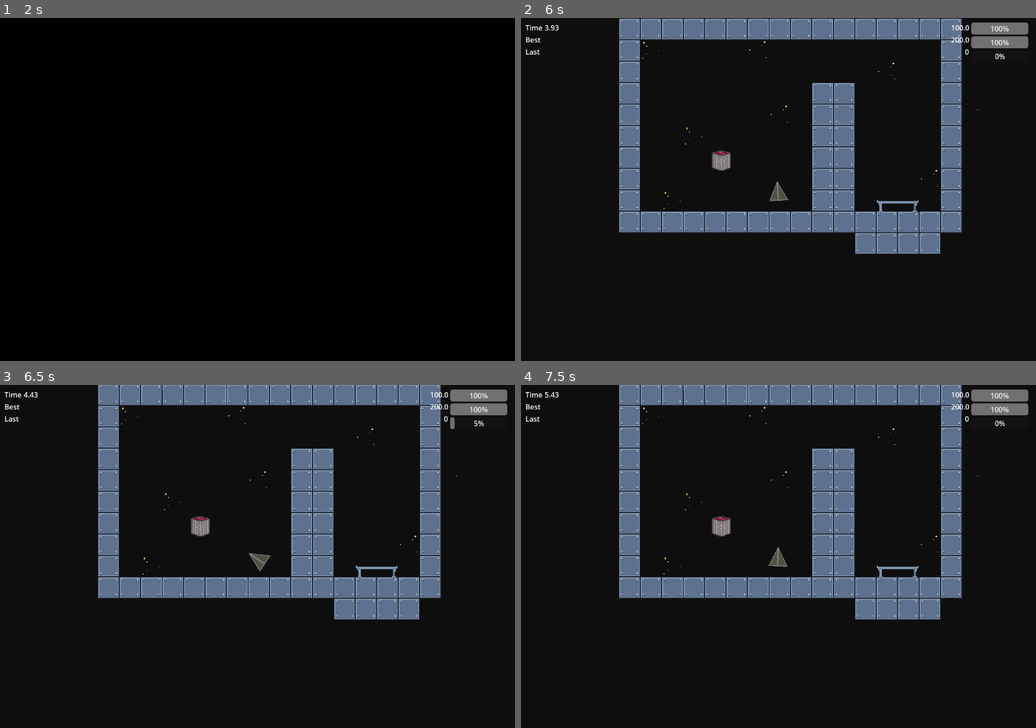
Above: before the commit, frames 1-4 (two rows, left to right).
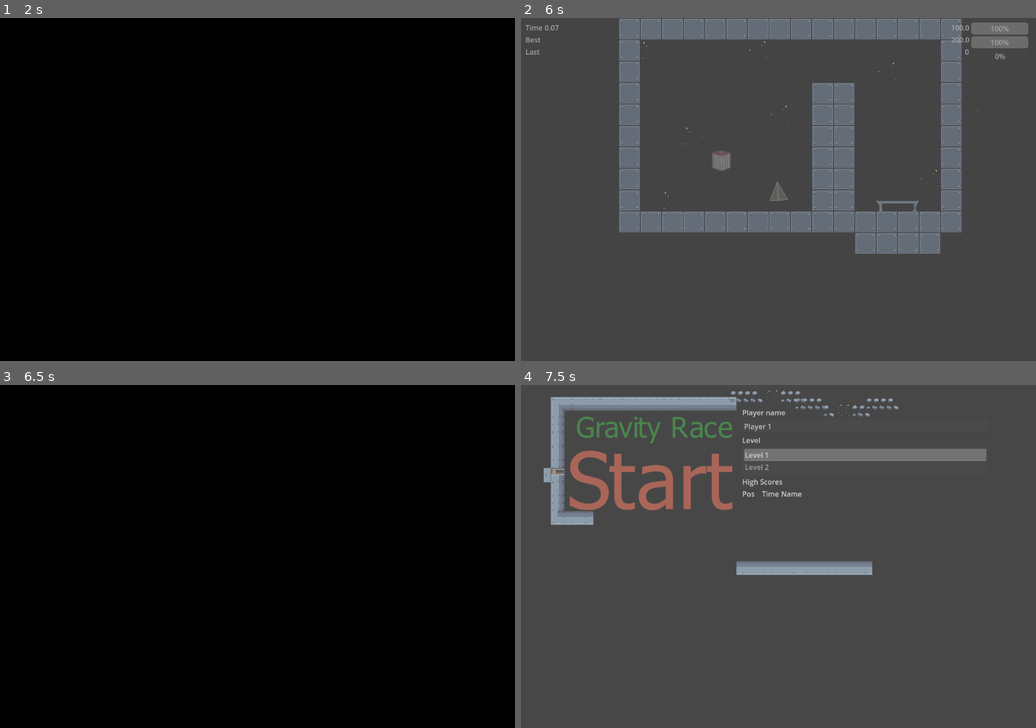
Above: after the commit, the same moments.

Repository: jacksondk/GravityRace
Game: Godot game, scene res://start.tscn
Two runs of this game, one before a commit and one after it. Both use one fixed random seed, a clock stepped at 60 frames per second and the inputs below.
Inputs (mouse positions are in pixels of both pictures, inside the frame that each line leads up to):
- Up to frame 1 (2 s): click (133, 114) at 0.5 s; click (133, 114) at 1.25 s
- Up to frame 2 (6 s): tap Enter (ui_accept) at 2, 2.27, 3.02, 3.5, 4.25, 4.52, 5.27 s; hold Right (ui_right) 2.03-2.78 s; hold Home (ui_home) 2.03-2.78 s; hold Down (ui_down) 2.78-3.53 s; tap Home (ui_home) at 2.85, 4.35, 5.85 s; hold Right (ui_right) 3.53-4.28 s; hold Home (ui_home) 3.53-4.28 s; hold Up (ui_up) 4.28-5.03 s; hold Home (ui_home) 5.03-5.78 s; hold Left (ui_left) from 5.03 s (still down); tap Escape (ui_cancel) at 5.65 s
- Up to frame 3 (6.5 s): keep holding Left (ui_left); tap Enter (ui_accept) at 6.02 s
- Up to frame 4 (7.5 s): release Left (ui_left) at 6.53 s; hold Down (ui_down) 6.53-7.28 s; hold Home (ui_home) 6.53-7.28 s; hold Right (ui_right) from 7.28 s (still down); tap Home (ui_home) at 7.35 s

Frame 1 is identical in both runs. In frame 2, 87% of the frame differs, in the area x 0-100%, y 0-100%; in frame 3, 18%; in frame 4, 99%.

Commit message:
Restart logic

Diff:
--- a/Levels/Level1.tscn
+++ b/Levels/Level1.tscn
@@ -1,13 +1,14 @@
 [gd_scene load_steps=12 format=4 uid="uid://bebst5p22jyip"]
 
 [ext_resource type="Script" uid="uid://ucbmkog0d585" path="res://Scripts/Level1.gd" id="1"]
-[ext_resource type="Script" uid="uid://disn15qukxk3u" path="res://Scripts/ViewportContainer.gd" id="3"]
 [ext_resource type="PackedScene" uid="uid://cmh0tcvki0uny" path="res://Rocket.tscn" id="4"]
 [ext_resource type="PackedScene" uid="uid://eals8m240w30" path="res://InGameUI.tscn" id="5"]
 [ext_resource type="PackedScene" path="res://Levels/Powerup.tscn" id="6"]
 [ext_resource type="Texture2D" uid="uid://ce1qb40ksg7wh" path="res://tiles_demo.png" id="6_05pb0"]
 [ext_resource type="Texture2D" uid="uid://bx1keavg4v43c" path="res://Graphics/TileSet v1.0.png" id="7_dl8mf"]
 [ext_resource type="PackedScene" uid="uid://bxrck8h3lo6nq" path="res://Levels/Goal.tscn" id="8_xcayt"]
+
+[sub_resource type="GDScript" id="GDScript_dl8mf"]
 
 [sub_resource type="TileSetAtlasSource" id="TileSetAtlasSource_dl8mf"]
 resource_name = "maptiles"
@@ -502,7 +503,7 @@
 offset_right = 442.0
 offset_bottom = 664.0
 mouse_filter = 0
-script = ExtResource("3")
+script = SubResource("GDScript_dl8mf")
 
 [node name="SubViewport" type="SubViewport" parent="SubViewportContainer"]
 handle_input_locally = false
--- a/Scripts/BaseLevel.gd
+++ b/Scripts/BaseLevel.gd
@@ -5,8 +5,6 @@
 var level
 var start_time = 0
 var level_tree
-
-# var rocket = preload("res://Rocket.tscn")
 
 func _init(_level):
 	self.level = _level
@@ -16,6 +14,7 @@
 	# record the time the run started
 	var rocket = get_node("Rocket")
 	rocket.reset_to_start()
+	gui.stop()
 	start_time = Time.get_ticks_msec()
 
 func reset(goal):
@@ -46,6 +45,8 @@
 	new_rocket()
 
 func _process(delta: float):
+	if Input.is_action_pressed("ui_cancel"):
+		Fade.change_scene_to_file("res://start.tscn")
 	if Input.is_action_pressed("ui_home"):
 		new_rocket()
 
--- a/Scripts/Rocket.gd
+++ b/Scripts/Rocket.gd
@@ -25,11 +25,6 @@
 
 signal goal_entered
 signal crashed
-signal exit
-
-#func set_start_position(st_position):
-	#start_position = st_position
-	#self.position = st_position
 
 func add_fuel(extra_fuel):
 	fuel = min(fuel + extra_fuel, max_fuel)
@@ -96,9 +91,9 @@
 	gui.set_life(life, max_life)
 	gui.set_fuel(fuel, max_fuel)
 
-	if Input.is_action_pressed("ui_cancel"):
-		# Should be restart
-		emit_signal("exit")
+# TODO: Move to base level
+	#if Input.is_action_pressed("ui_cancel"):
+		#emit_signal("exit")
 
 	if Input.is_action_pressed("ui_right"):
 		rotation_speed += level_node.get_rotate_speed()*delta;
@@ -143,13 +138,12 @@
 		in_goal_start = 0
 	else:
 		var collider = collision.get_collider()
-		#print("Collision with: " + str(collider) + ", class: " + collider.get_class() + ", name: " + collider.name + ", path: " + str(collider.get_path()))
-		#print("Speed " + str(speed.length()))
 		if powerups and powerups.is_ancestor_of(collider):
 			var powup = collision.get_collider()
 			powup.apply_powerup(self)
 			powup.get_parent().remove_child(powup)
 		else:
+			print(str(life))
 			var collision_speed = floor(speed.length()/5)
 			if collision_speed > 5:
 				life = life - int(collision_speed)
@@ -158,11 +152,13 @@
 					life = 0
 					self.get_node("AnimatedSprite2D").visible = false
 					self.get_node("AudioStreamPlayer2").playing = true
-					self.get_node("Timer").connect("timeout", Callable(self, "dead"))
+					self.get_node("Timer").connect("timeout", Callable(self, "restart"))
 					self.get_node("Timer").start()
 				speed = speed.bounce(collision.get_normal())*0.9
 			else:
 				speed = speed.bounce(collision.get_normal())*0.3
 
-func dead():
-	emit_signal("crashed")
+func restart():
+	print("Restart")
+	self.get_node("AnimatedSprite2D").visible = true
+	level_node.new_rocket()
--- a/Scripts/start.gd
+++ b/Scripts/start.gd
@@ -2,7 +2,6 @@
 
 var level_list
 var high_score_list
-
 
 func _ready():
 	# Called every time the node is added to the scene.
@@ -25,7 +24,6 @@
 	index = max(0,index)
 	index = min(level_list.item_count,index)
 	level_list.select(index, true)
-	print("Select level " + str(index))
 	GlobalState.set_current_level(index)
 	setup_high_score(index+1)
 
@@ -56,8 +54,6 @@
 
 
 func _process(_delta):
-	# Called every frame. Delta is time since last frame.
-	# Update game logic here.
 	if Input.is_action_pressed("ui_accept"):
 		start()
 	elif Input.is_action_just_pressed("ui_up"):
--- a/score.gd
+++ b/score.gd
@@ -1,11 +1,6 @@
 extends MarginContainer
 
-# class member variables go here, for example:
-# var a = 2
-# var b = "textvar"
-
 var pending = null
-
 
 func goToStartScene():
 	Fade.change_scene_to_file("res://start.tscn")
